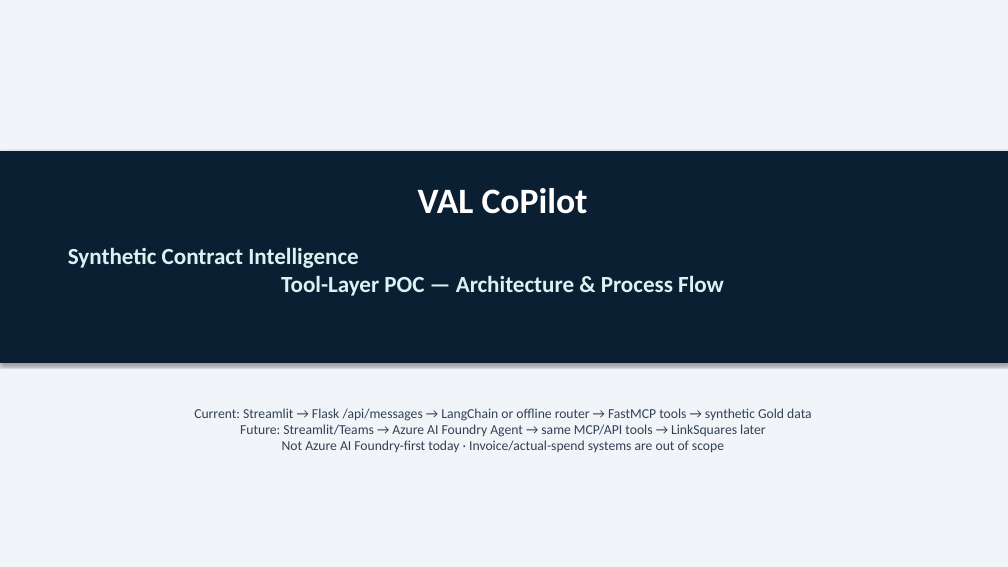
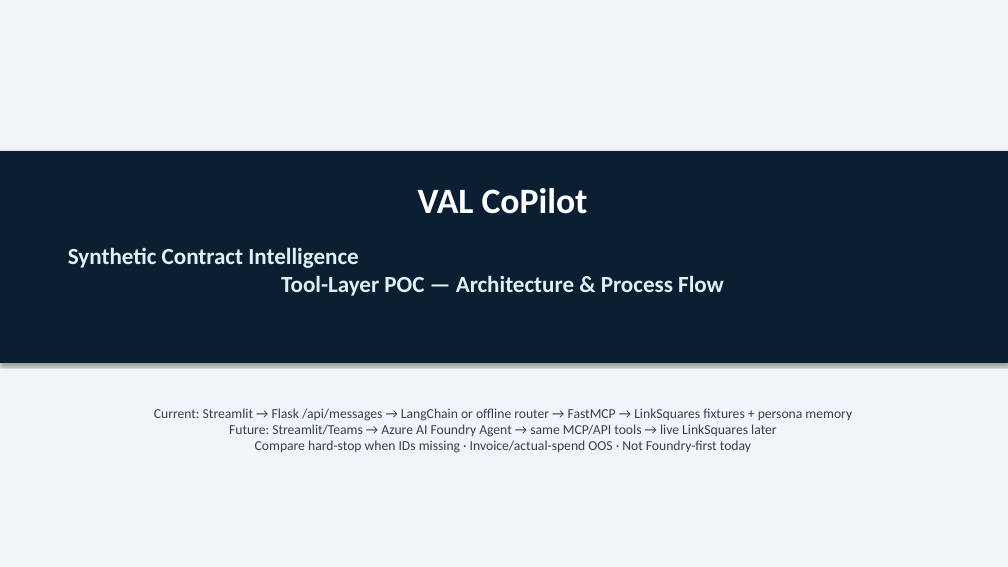
Before and after one commit to booshank/VALAgent, a slide deck: slide 1 of docs/VAL_CoPilot_Architecture_and_Process_Flow.pptx. Drawn at 1008x567 pixels with LibreOffice and Linux fonts; fonts in the diff are those of the drawing. Boxes give left, top, right and bottom in pixels: in the first picture for what was removed or moved away, otherwise in the second. Text is boxed around its words. In the diff, an @@ line names an element or a change of style, - is before the commit and + after.

```diff
--- a/docs/VAL_CoPilot_Architecture_and_Process_Flow.pptx
+++ b/docs/VAL_CoPilot_Architecture_and_Process_Flow.pptx
@@ text at box(154, 408, 852, 453): text changed @@
-Current: Streamlit → Flask /api/messages → LangChain or offline router → FastMCP tools → synthetic Gold data
-Future: Streamlit/Teams → Azure AI Foundry Agent → same MCP/API tools → LinkSquares later
-Not Azure AI Foundry-first today · Invoice/actual-spend systems are out of scope
+Current: Streamlit → Flask /api/messages → LangChain or offline router → FastMCP → LinkSquares fixtures + persona memory
+Future: Streamlit/Teams → Azure AI Foundry Agent → same MCP/API tools → live LinkSquares later
+Compare hard-stop when IDs missing · Invoice/actual-spend OOS · Not Foundry-first today
```
Also in this commit, not shown: 9 other slides changed, 1 slide added, 6 other files.
